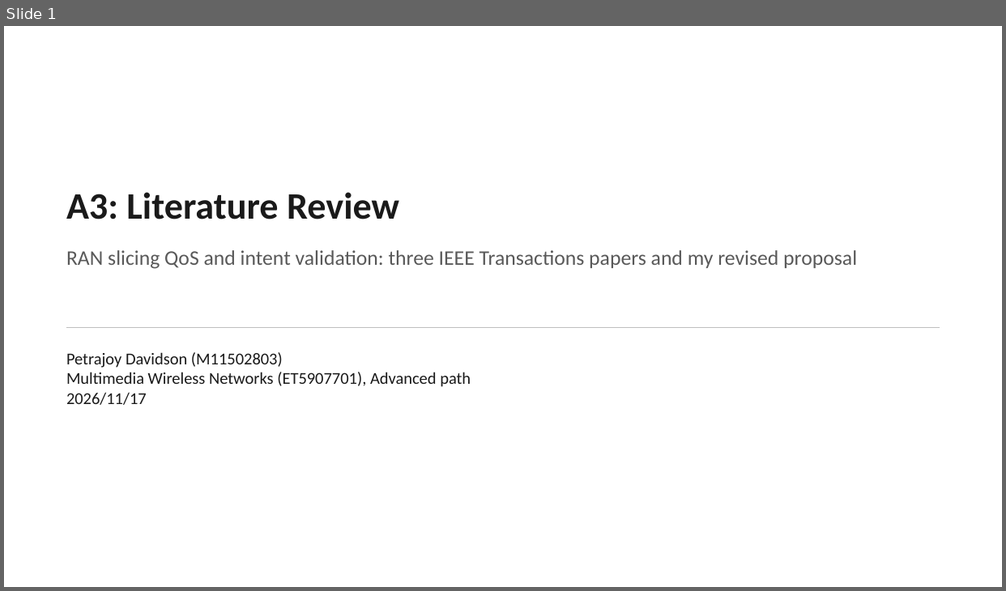
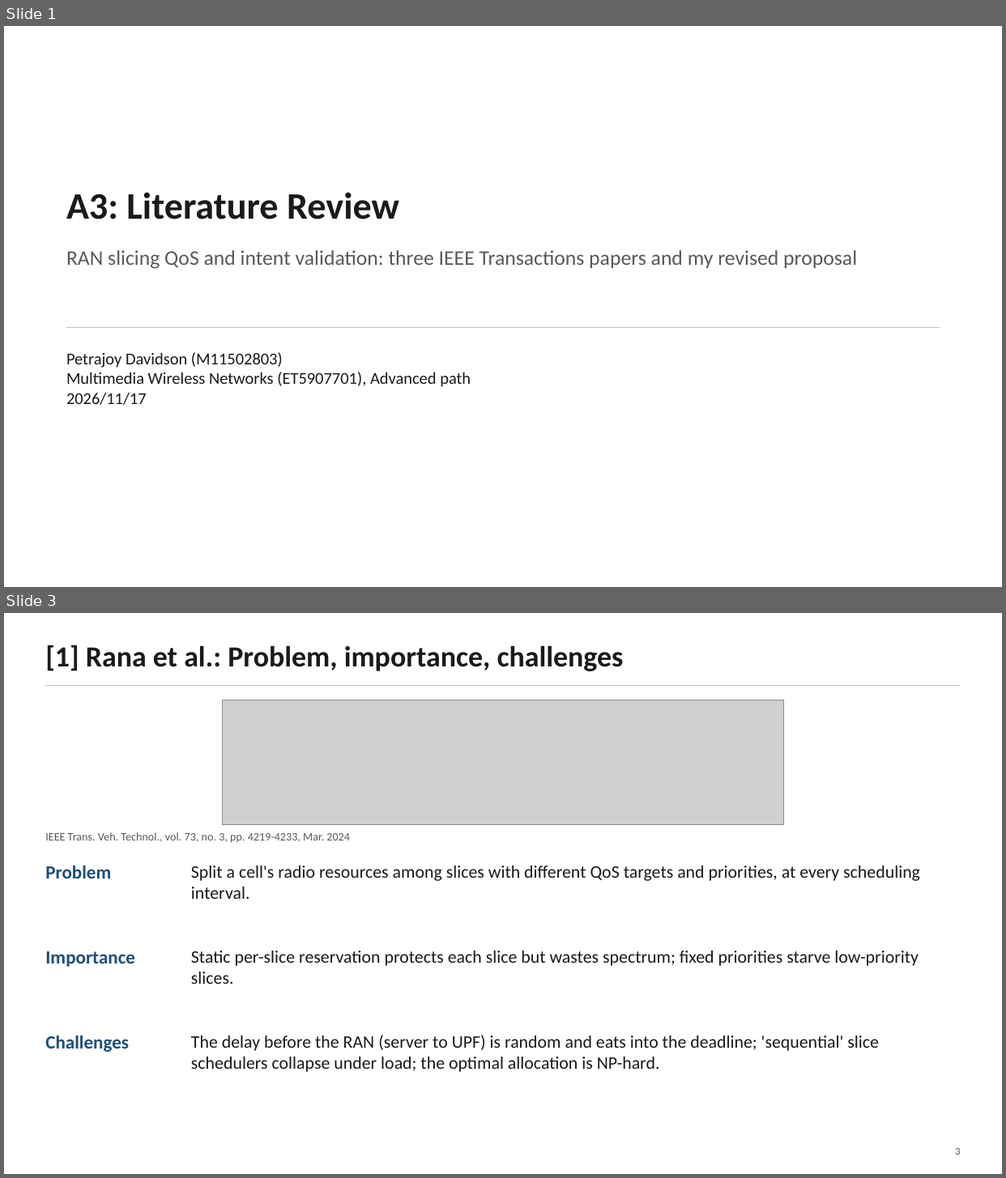
Before and after one commit to petrajoyd/MWN-2026-M11502803-Petrajoy-Davidson, a slide deck: A3-literature-review/presentation/A3-literature-review.pptx. Shown one above the other, each under a label of ours: slide 1 before the commit, slides 1 and 3 after it; the slides between them are not shown. The pictures are 1006x591 and 1006x1178 pixels, drawn with LibreOffice and Linux fonts; fonts in the diff are those of the drawing; grey boxes stand for pictures. Boxes give left, top, right and bottom in pixels: in the first picture for what was removed or moved away, otherwise in the second. Text is boxed around its words. In the diff, an @@ line names an element or a change of style, - is before the commit and + after.

```diff
--- a/A3-literature-review/presentation/A3-literature-review.pptx
+++ b/A3-literature-review/presentation/A3-literature-review.pptx
@@ slide 3 added at [4, 613, 1002, 1174], background #FFFFFF @@
@@ text added at [45, 645, 624, 671], 28 pt, text #1A1A1A, bold @@
+[1] Rana et al.: Problem, importance, challenges
@@ line added from (46, 686) to (961, 686), #BFBFBF 1 pt @@
@@ picture added at [223, 700, 784, 825] @@
@@ text added at [45, 833, 350, 843], 11 pt, text #595959 @@
+IEEE Trans. Veh. Technol., vol. 73, no. 3, pp. 4219-4233, Mar. 2024
@@ text added at [45, 865, 111, 879], 18 pt, text #1F4E79, bold @@
+Problem
@@ text added at [191, 866, 920, 899], 17 pt, text #1A1A1A @@
+Split a cell's radio resources among slices with different QoS targets and priorities, at every scheduling interval.
@@ text added at [45, 952, 135, 967], 18 pt, text #1F4E79, bold @@
+Importance
@@ text added at [191, 951, 918, 984], 17 pt, text #1A1A1A @@
+Static per-slice reservation protects each slice but wastes spectrum; fixed priorities starve low-priority slices.
@@ text added at [45, 1035, 129, 1052], 18 pt, text #1F4E79, bold @@
+Challenges
@@ text added at [191, 1035, 879, 1072], 17 pt, text #1A1A1A @@
+The delay before the RAN (server to UPF) is random and eats into the deadline; 'sequential' slice schedulers collapse under load; the optimal allocation is NP-hard.
@@ text added at [955, 1148, 960, 1155], 10 pt, text #595959 @@
+3
```
Also in this commit, not shown: 4 slides changed, 7 other slides added, 7 slides removed, 8 other files.
